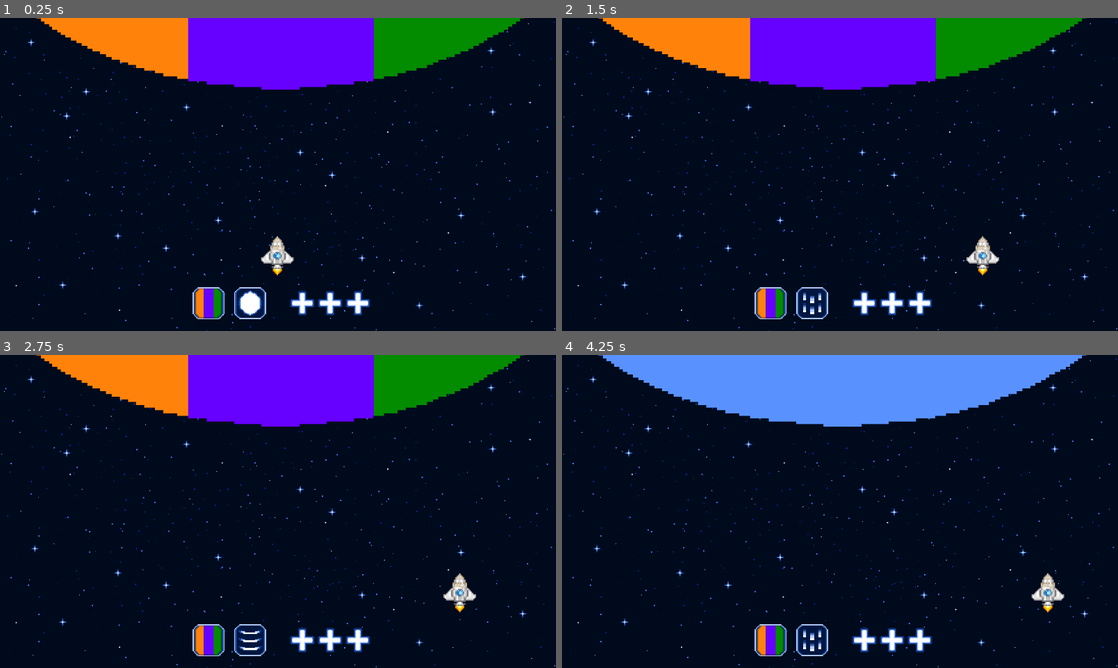
Above: before the commit, frames 1-4 (two rows, left to right).
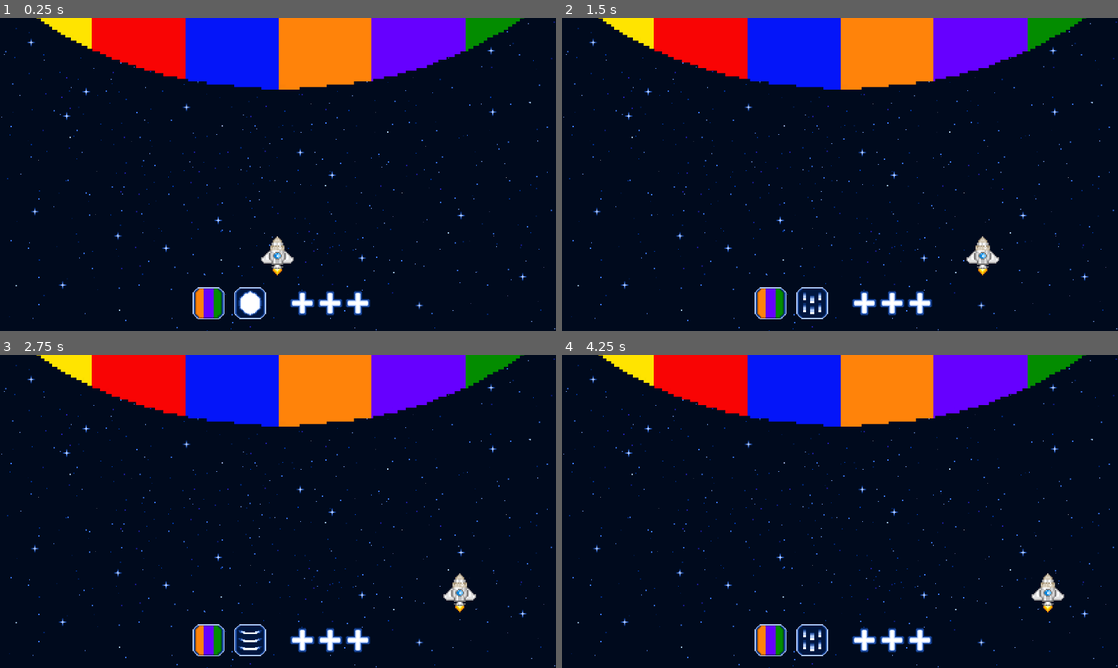
Above: after the commit, the same moments.

Repository: Annars30/GithubRepos-FINAL-project-ver1
Game: Godot game, scene res://Scenes/game.tscn
Two runs of this game, one before a commit and one after it. Both use one fixed random seed, a clock stepped at 60 frames per second and the inputs below.
Inputs (mouse positions are in pixels of both pictures, inside the frame that each line leads up to):
- Up to frame 1 (0.25 s): no input
- Up to frame 2 (1.5 s): move the mouse to (773, 302) at 0.52 s; hold Right (move_right) 0.53-1.28 s; click (773, 302) at 0.67 s; move the mouse to (812, 302) at 1.27 s; hold Left (move_left) from 1.28 s (still down); click (812, 302) at 1.42 s
- Up to frame 3 (2.75 s): move the mouse to (333, 442) at 2.02 s; release Left (move_left) at 2.03 s; hold Right (move_right) from 2.03 s (still down); click (333, 442) at 2.17 s
- Up to frame 4 (4.25 s): move the mouse to (812, 574) at 2.77 s; click (812, 574) at 2.92 s; move the mouse to (1006, 558) at 3.52 s; release Right (move_right) at 3.53 s; hold Left (move_left) from 3.53 s (still down); click (1006, 558) at 3.67 s

The runs differ from the first frame. In frame 1, 13% of the frame differs, in the area x 6-84%, y 0-23%; in frame 2, 13%; in frame 3, 13%; in frame 4, 14%, in the area x 6-95%, y 0-23%.
Error before the commit: Invalid access to property or key 'wait_and_stop' on a base object of type 'AnimatedSprite2D'. (res://Scripts/supernova.gd:8)

Commit message:
Update supernova.gd

Diff:
--- a/Scripts/supernova.gd
+++ b/Scripts/supernova.gd
@@ -1,18 +1,30 @@
 extends CharacterBody2D
 
-@onready var dice_1 = $AnimatedSprite2D
+@onready var animated_sprite_1: AnimatedSprite2D = $AnimatedSprite2D
+@onready var supernova_3_color = $AnimatedSprite2D
 var speed = 3
 
-
-func _physics_process(delta: float) -> void:
-	if dice_1.wait_and_stop:
-		#SpriteFrames
-		position += transform.y * speed * delta
+#SUPERNOVA EXPANDING
+#func _physics_process(delta: float) -> void:
+		#position += transform.y * speed * delta
 
 
-#func _process(delta: float) -> void:
-	#if spinning:
-		#return
-	#if Input.is_mouse_button_pressed(MOUSE_BUTTON_LEFT) and is_mouse_over:
-		#animated_sprite.play("Rolling")
-		#wait_and_stop()
+#SUPERNOVA CHANGING COLOR
+func start():
+	_ready()
+
+func _ready() -> void:
+	supernova_3_color.pause()  # stop animation
+	supernova_3_color.set_frame_and_progress(0, 0.0)
+
+func _process(delta):
+	if animated_sprite_1.frame == 0:
+		change_color_3()
+	elif animated_sprite_1.frame == 1:
+		change_color_6()
+
+func change_color_3():
+	supernova_3_color.set_frame_and_progress(1, 0.0)
+
+func change_color_6():
+	supernova_3_color.set_frame_and_progress(2, 0.0)
